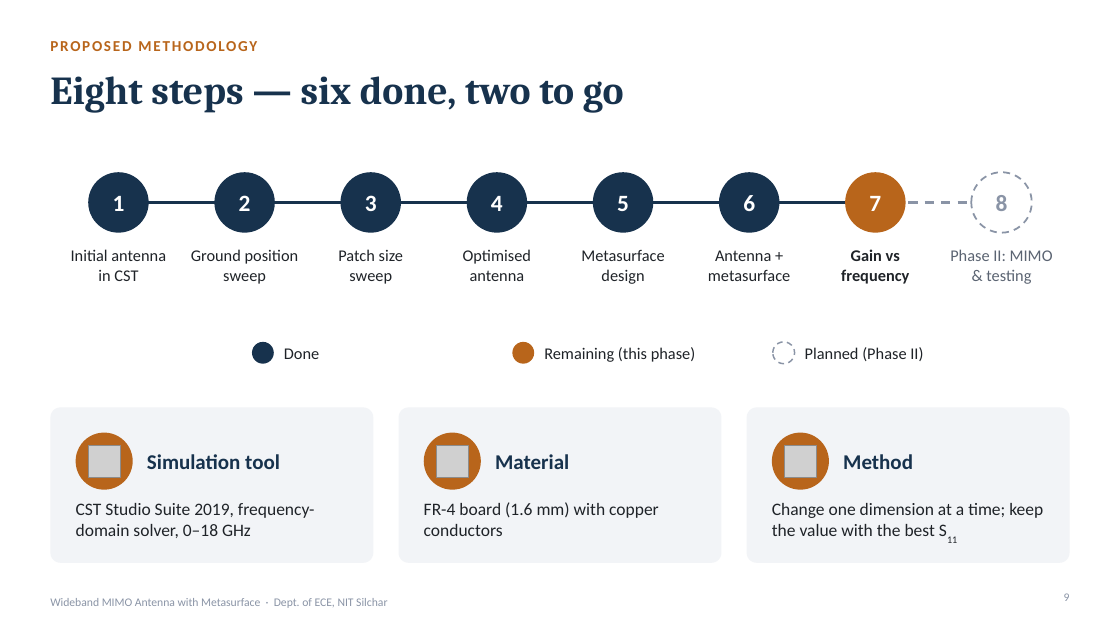
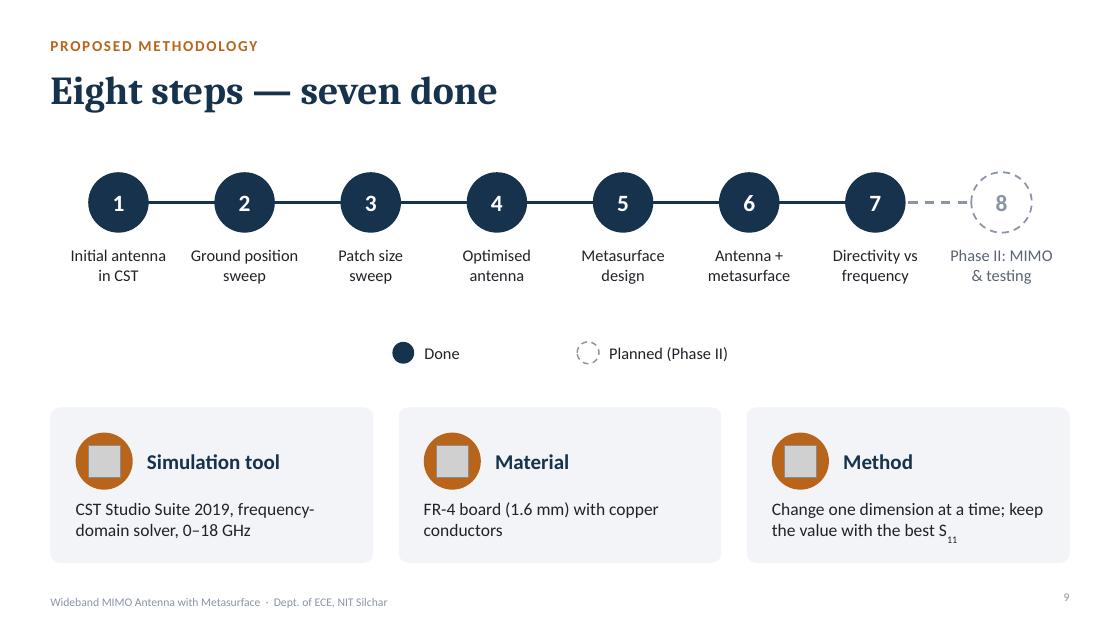
Before and after one commit to Ezed9/fyp-mimo-antenna-metasurface, a slide deck: slide 9 of presentation/FYP_Presentation.pptx. Drawn at 1120x630 pixels with LibreOffice and Linux fonts; fonts in the diff are those of the drawing; grey boxes stand for pictures. Boxes give left, top, right and bottom in pixels: in the first picture for what was removed or moved away, otherwise in the second. Text is boxed around its words. In the diff, an @@ line names an element or a change of style, - is before the commit and + after.

```diff
--- a/presentation/FYP_Presentation.pptx
+++ b/presentation/FYP_Presentation.pptx
@@ title at bbox=[50, 76, 498, 113]: text changed @@
-Eight steps — six done, two to go
+Eight steps — seven done
@@ ellipse at bbox=[845, 172, 906, 233]: fill #B8651B to #17324D @@
@@ text at bbox=[833, 249, 918, 264]: text changed; bold off @@
-Gain vs
+Directivity vs
@@ text at bbox=[842, 270, 909, 284]: bold off in "frequency" @@
@@ ellipse: place and size @@
-ellipse at bbox=[252, 342, 274, 364]
+ellipse at bbox=[392, 342, 414, 364]
@@ text "Done": place and size @@
-text "Done" at bbox=[284, 348, 319, 359]
+text "Done" at bbox=[424, 348, 459, 359]
@@ ellipse removed at bbox=[513, 342, 534, 364] @@
@@ text removed at bbox=[544, 347, 695, 362] @@
-Remaining (this phase)
@@ ellipse: place and size @@
-ellipse at bbox=[773, 342, 795, 364]
+ellipse at bbox=[577, 342, 599, 364]
@@ text "Planned (Phase II)": place and size @@
-text "Planned (Phase II)" at bbox=[805, 347, 923, 361]
+text "Planned (Phase II)" at bbox=[609, 347, 728, 361]
```
Also in this commit, not shown: 5 other slides changed, 1 slide added, 2 other files.
